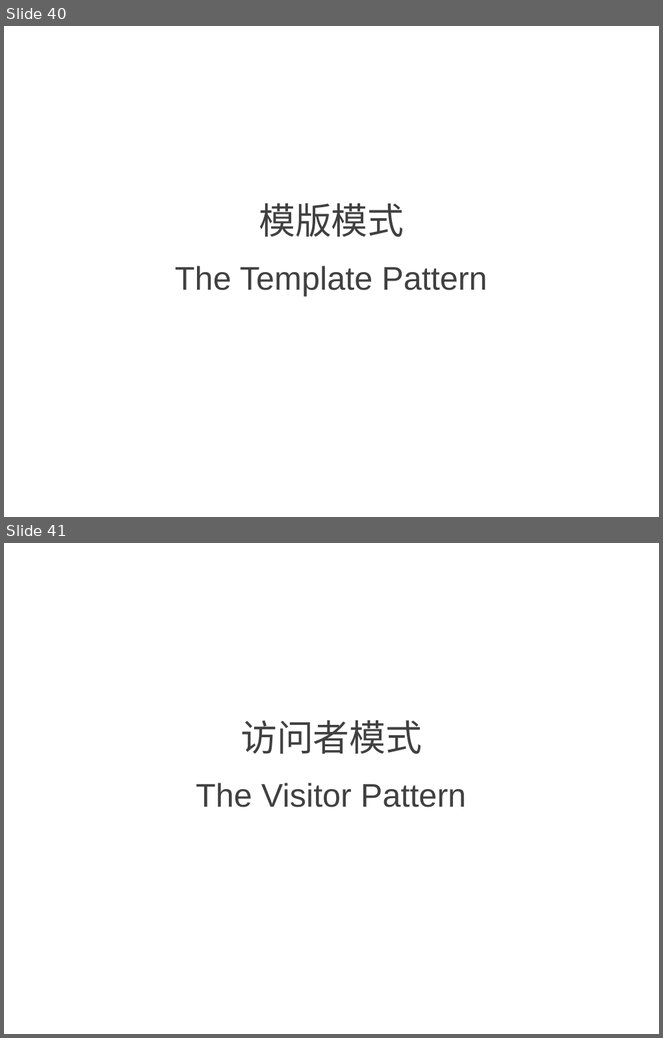
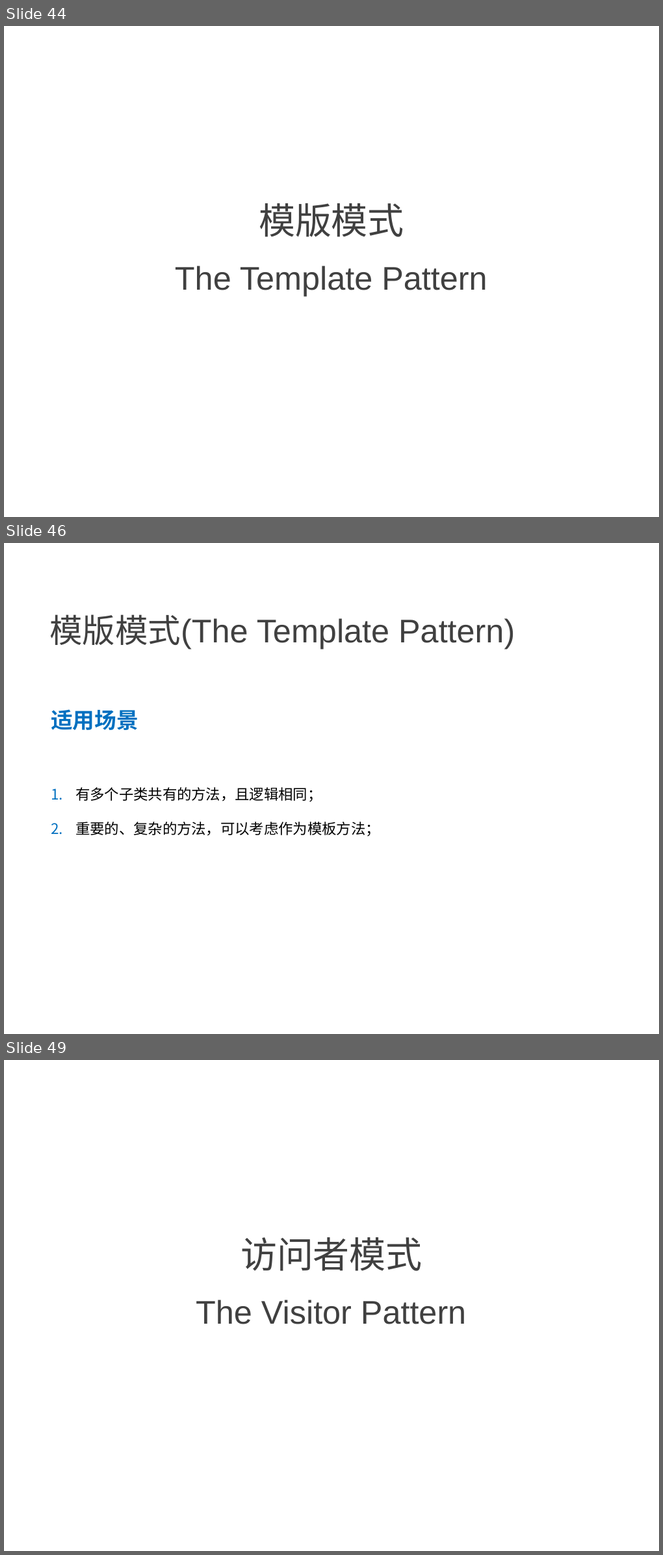
Before and after one commit to NewGr8Player/My-PPT, a slide deck: Design pattern/4.设计模式-行为型模式.pptx. Shown one above the other, each under a label of ours: slides 40 and 41 before the commit, slides 44, 46 and 49 after it; the slides between them are not shown. The pictures are 663x1038 and 663x1555 pixels, drawn with LibreOffice and Linux fonts; fonts in the diff are those of the drawing. Boxes give left, top, right and bottom in pixels: in the first picture for what was removed or moved away, otherwise in the second. Text is boxed around its words. In the diff, an @@ line names an element or a change of style, - is before the commit and + after.

Commit message:
Add     - 策略模式(The Strategy Pattern)     - 模版模式(The Template Pattern)

```diff
--- a/Design pattern/4.设计模式-行为型模式.pptx
+++ b/Design pattern/4.设计模式-行为型模式.pptx
@@ slide 46 added at [4, 543, 659, 1034], background #FFFFFF @@
@@ text added at [50, 615, 515, 650], 36 pt, text #404040 @@
+模版模式(The Template Pattern)
@@ text added at [51, 709, 380, 837], 16 pt, text #000000 @@
+适用场景
+1. 有多个子类共有的方法，且逻辑相同；
+2. 重要的、复杂的方法，可以考虑作为模板方法；
@@ what was slide 40 is now slide 44 @@
@@ what was slide 41 is now slide 49 @@
```
Also in this commit, not shown: 7 other slides added.
